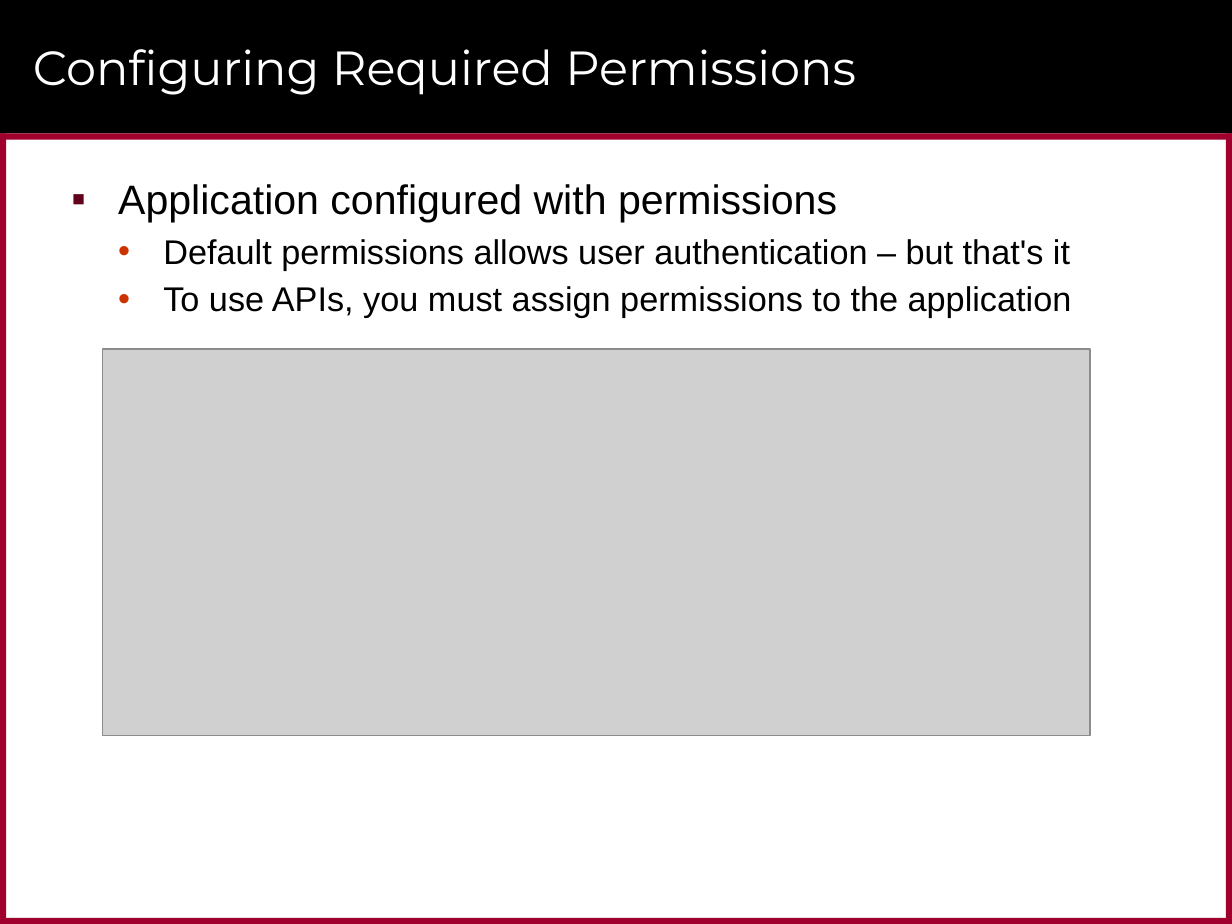
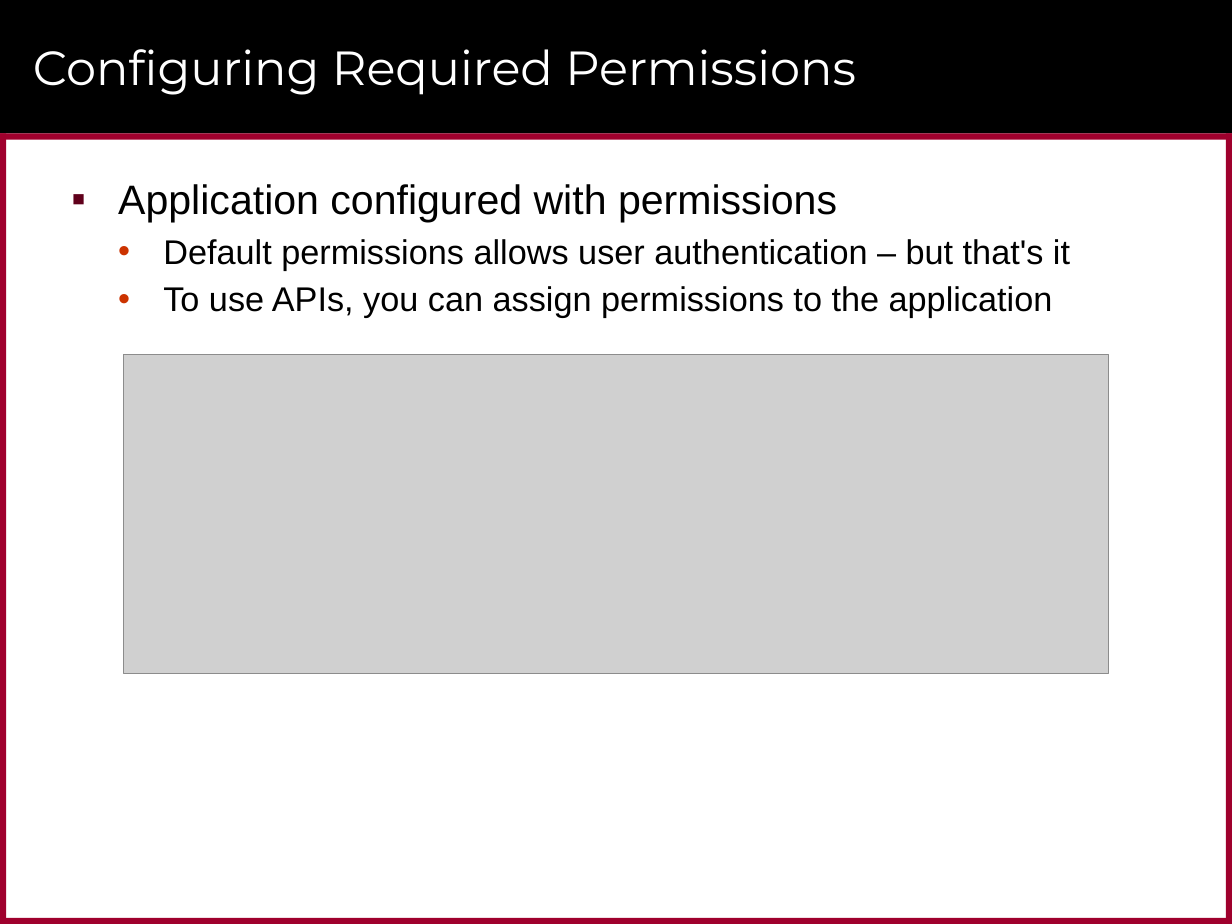
Before and after one commit to CriticalPathTraining/MSD365_Courseware, a slide deck: slide 13 of 07 AzureActiveDirectory.pptx (slide 21 before the commit). Drawn at 1232x924 pixels with LibreOffice and Linux fonts; fonts in the diff are those of the drawing; grey boxes stand for pictures; background and template pictures are left out. Boxes give left, top, right and bottom in pixels: in the first picture for what was removed or moved away, otherwise in the second. Text is boxed around its words. In the diff, an @@ line names an element or a change of style, - is before the commit and + after.

```diff
--- a/07 AzureActiveDirectory.pptx
+++ b/07 AzureActiveDirectory.pptx
@@ text at <box>163,286,1053,318</box>: text changed @@
-  • To use APIs, you must assign permissions to the application
+  • To use APIs, you can assign permissions to the application
@@ picture: place and size @@
-picture at <box>102,349,1090,736</box>
+picture at <box>123,355,1109,674</box>
```
Also in this commit, not shown: 15 other slides changed, 22 slides added, 15 slides removed, 15 other files.
